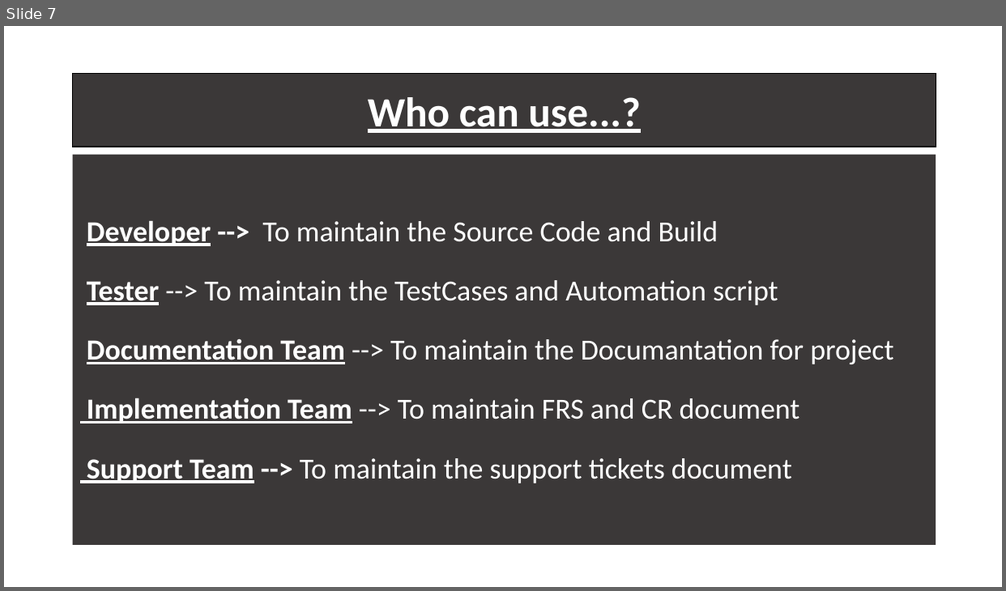
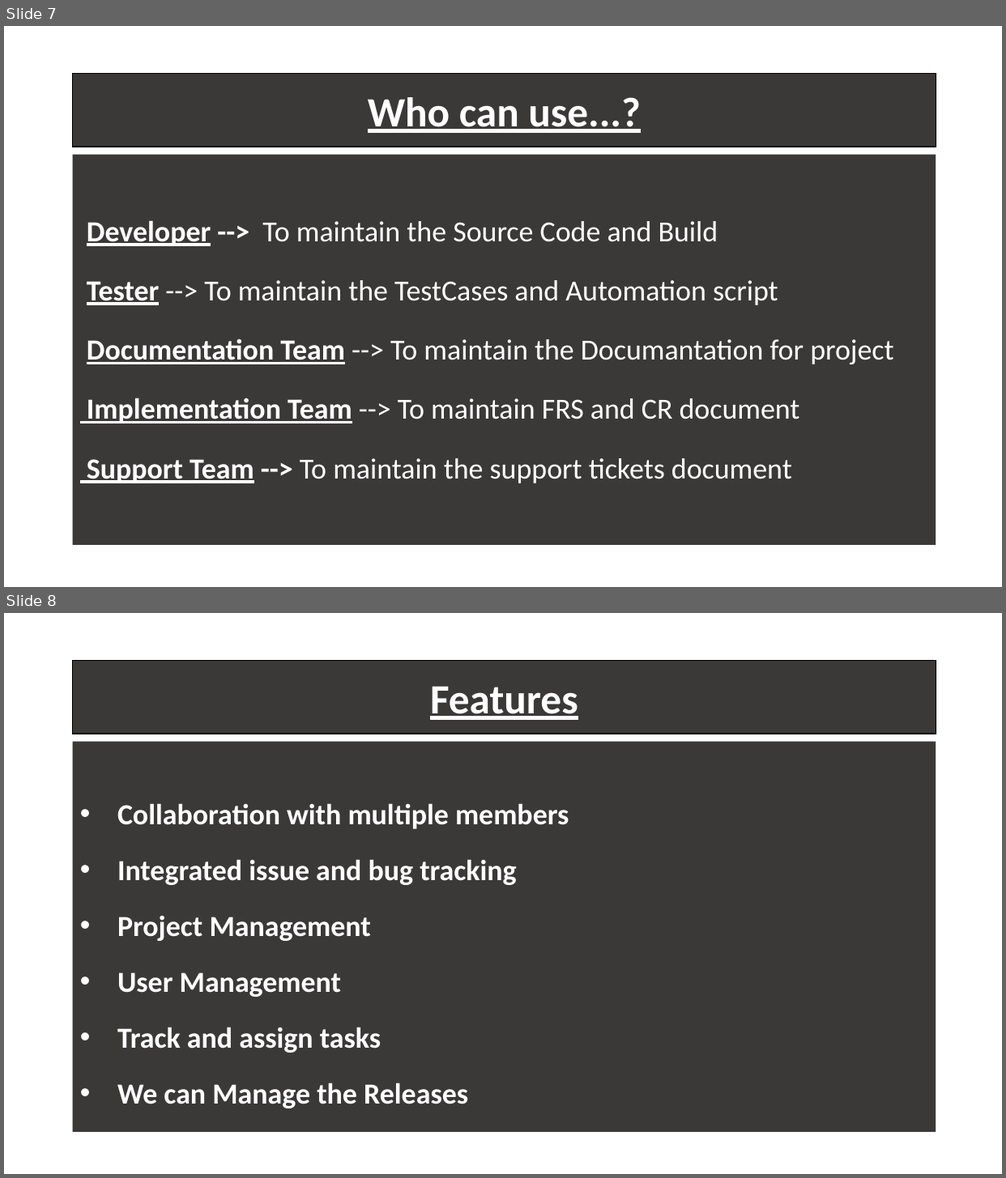
Before and after one commit to ATE186-Murali/PPT, a slide deck: GitHub.pptx. Shown one above the other, each under a label of ours: slide 7 before the commit, slides 7 and 8 after it. The pictures are 1006x591 and 1006x1178 pixels, drawn with LibreOffice and Linux fonts; fonts in the diff are those of the drawing. Boxes give left, top, right and bottom in pixels: in the first picture for what was removed or moved away, otherwise in the second. Text is boxed around its words. In the diff, an @@ line names an element or a change of style, - is before the commit and + after.

```diff
--- a/GitHub.pptx
+++ b/GitHub.pptx
@@ slide 8 added at (4, 613, 1002, 1174), background #FFFFFF @@
@@ rectangle added at (73, 661, 936, 735), fill #3B3838, outline #000000 1 pt, 40 pt, text #FFFFFF, bold, underline @@
+Features
@@ subtitle added at (73, 742, 936, 1132), fill #3B3838, 28 pt, text #FFFFFF, bold @@
+• Collaboration with multiple members
+• Integrated issue and bug tracking
+• Project Management
+• User Management
+• Track and assign tasks
+• We can Manage the Releases
```
